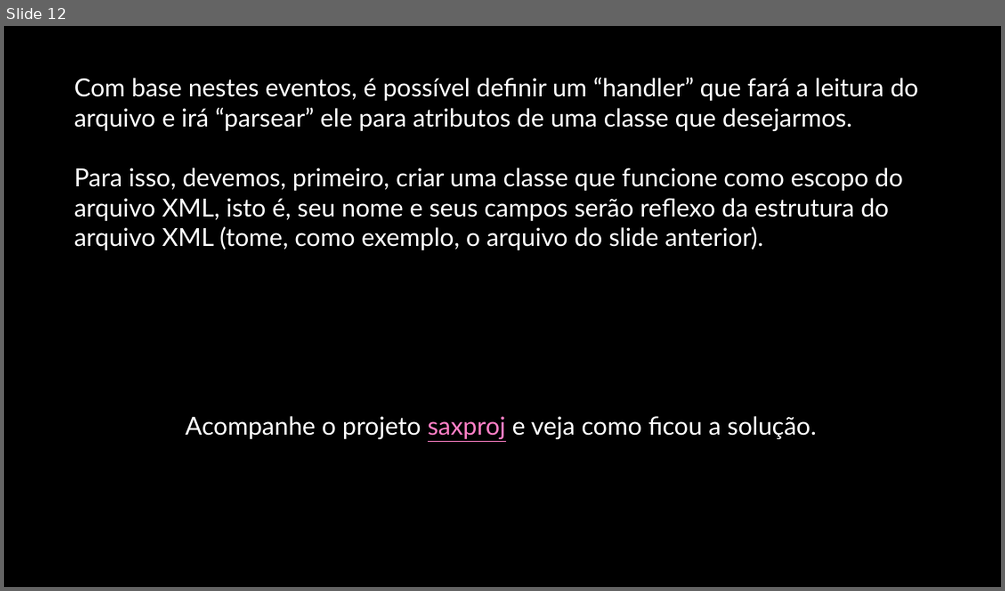
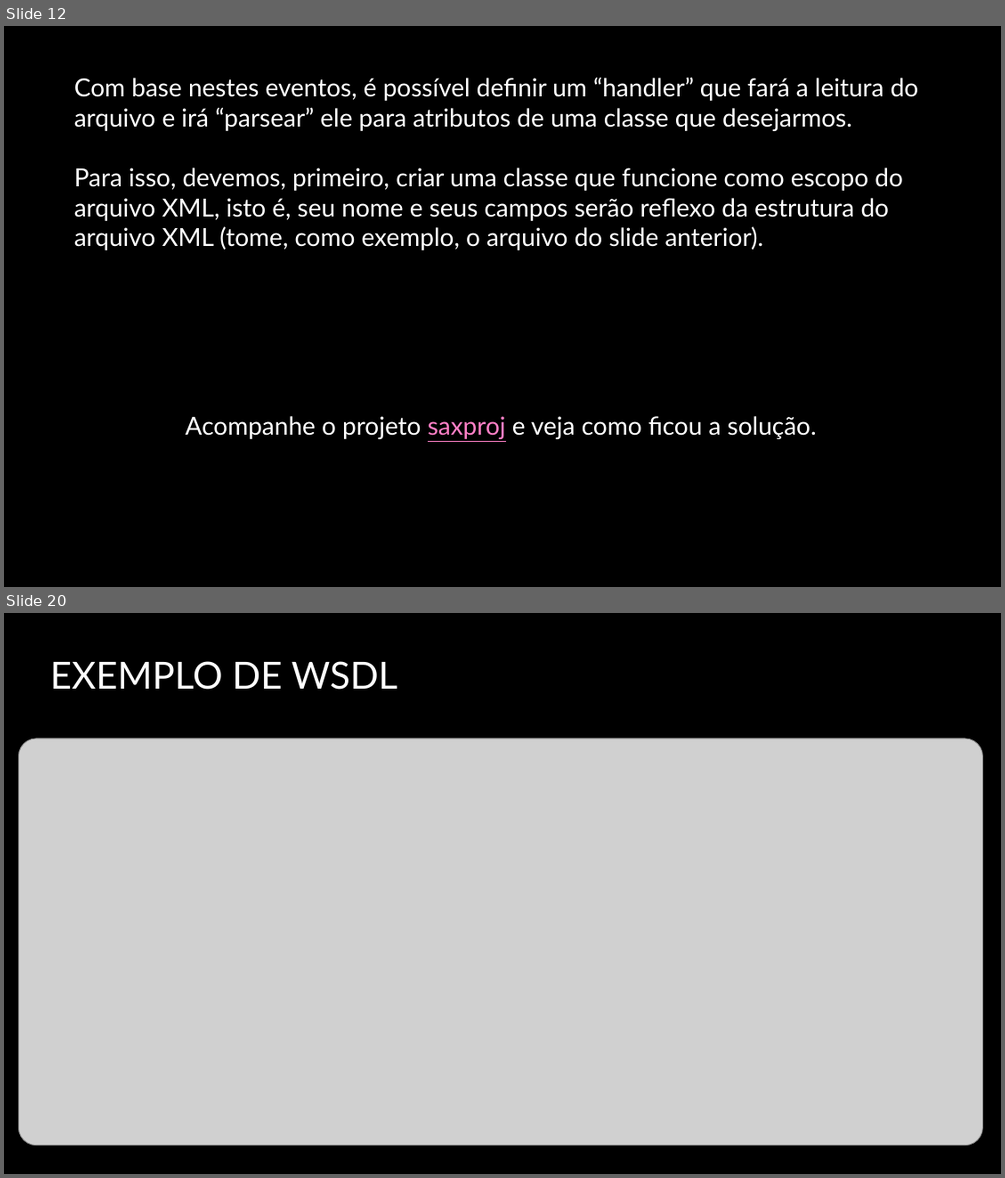
Before and after one commit to professordouglasfilho/aulasetutoriais, a slide deck: aulas/modulo4/Módulo 4 - Webservices.pptx. Shown one above the other, each under a label of ours: slide 12 before the commit, slides 12 and 20 after it; the slides between them are not shown. The pictures are 1005x591 and 1005x1178 pixels, drawn with LibreOffice and Linux fonts; fonts in the diff are those of the drawing; grey boxes stand for pictures; background and template pictures are left out. Boxes give left, top, right and bottom in pixels: in the first picture for what was removed or moved away, otherwise in the second. Text is boxed around its words. In the diff, an @@ line names an element or a change of style, - is before the commit and + after.

```diff
--- a/aulas/modulo4/Módulo 4 - Webservices.pptx
+++ b/aulas/modulo4/Módulo 4 - Webservices.pptx
@@ slide 20 added at box(4, 613, 1001, 1174), background picture (left out) @@
@@ title added at box(50, 661, 397, 690), 36 pt, text #FFFFFF @@
+EXEMPLO DE WSDL
@@ picture added at box(18, 738, 982, 1145) @@
```
Also in this commit, not shown: 2 slides changed, 10 other slides added, 19 other files.
